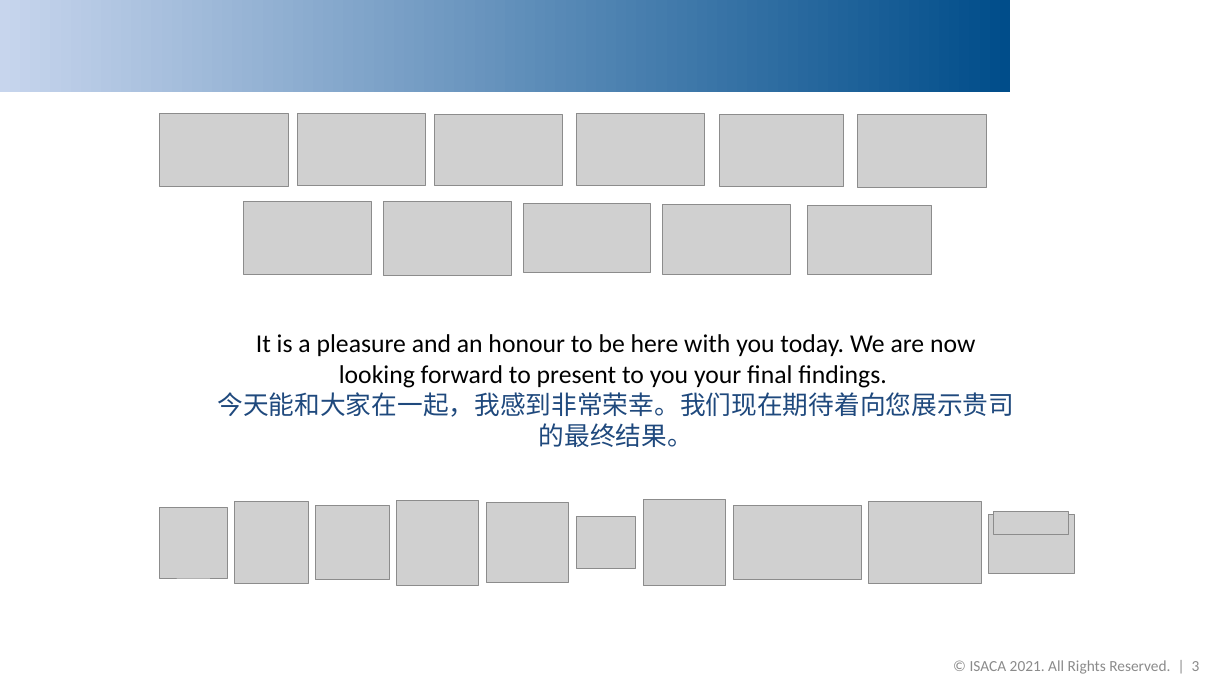
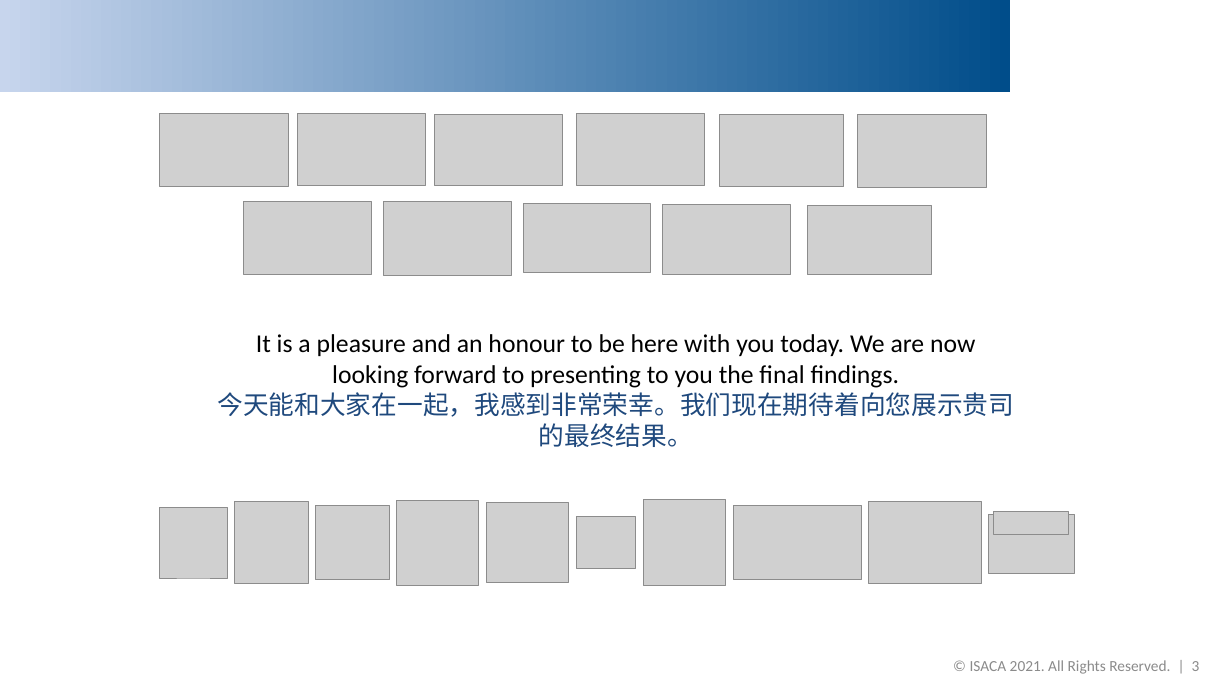
Before and after one commit to DemixTech/CMMITools, a slide deck: slide 3 of 2021-04-12to04-16 (A5) C53517 SoftMARS/30_09v01_MarsBaseAlpha_FinalFindings.pptx. Drawn at 1232x693 pixels with LibreOffice and Linux fonts; fonts in the diff are those of the drawing; grey boxes stand for pictures; background and template pictures are left out. Boxes give left, top, right and bottom in pixels: in the first picture for what was removed or moved away, otherwise in the second. Text is boxed around its words. In the diff, an @@ line names an element or a change of style, - is before the commit and + after.

```diff
--- a/2021-04-12to04-16 (A5) C53517 SoftMARS/30_09v01_MarsBaseAlpha_FinalFindings.pptx
+++ b/2021-04-12to04-16 (A5) C53517 SoftMARS/30_09v01_MarsBaseAlpha_FinalFindings.pptx
@@ text at (x1=256, y1=334, x2=975, y2=388): text changed @@
-It is a pleasure and an honour to be here with you today. We are now looking forward to present to you your final findings.
+It is a pleasure and an honour to be here with you today. We are now looking forward to presenting to you the final findings.
```
Also in this commit, not shown: 3 other slides changed, 4 other files.
